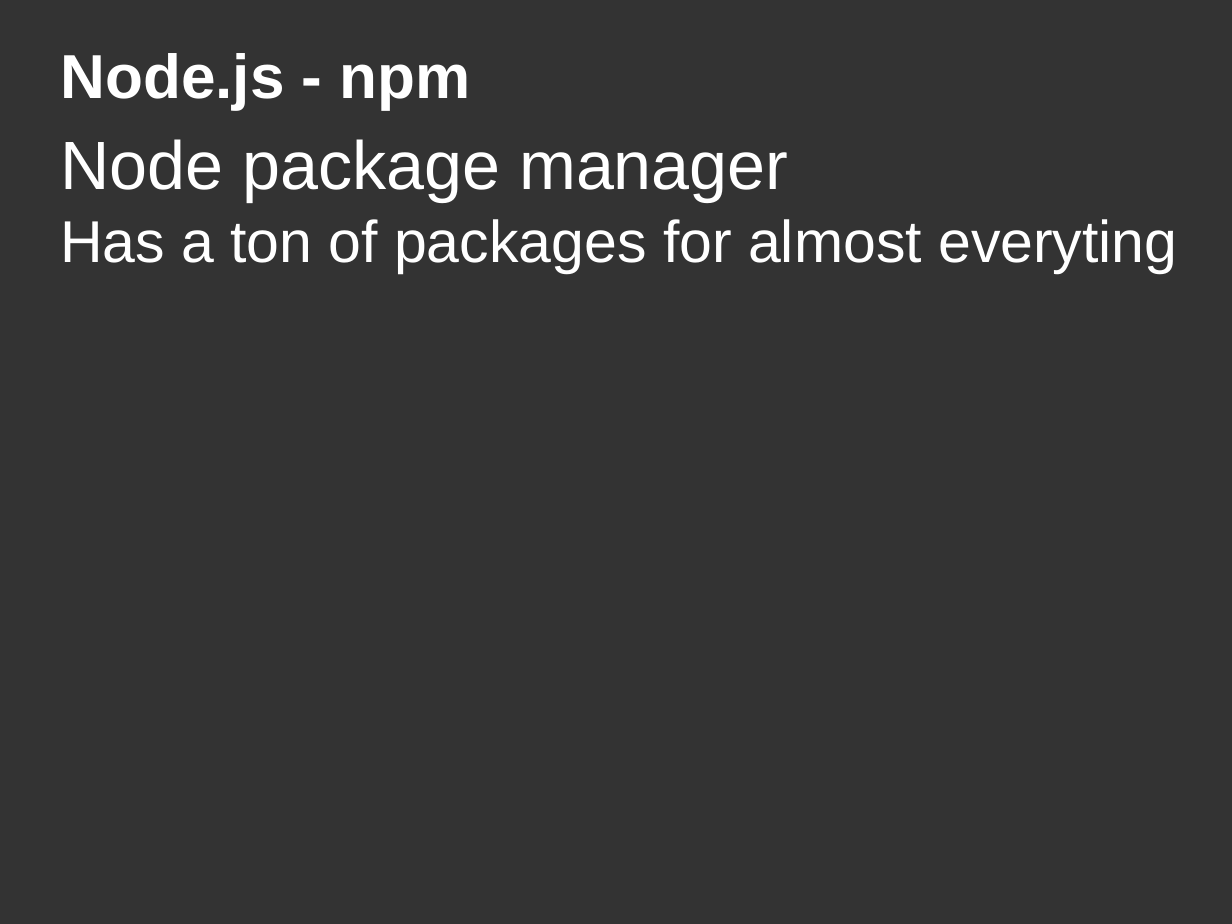
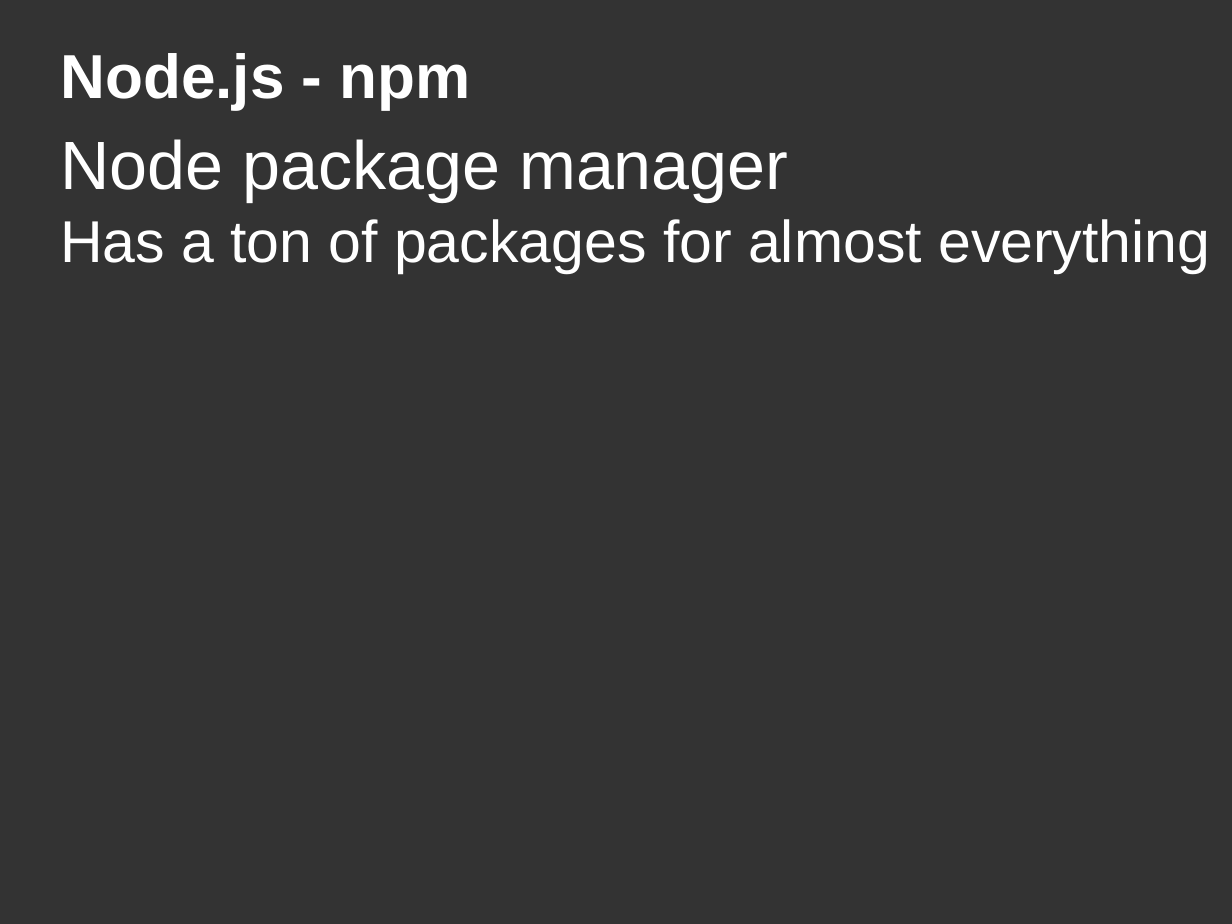
Before and after one commit to DanYellow/misc-tests, a slide deck: slide 9 of webpack-presentation-examples/webpack-presentation.odp. Drawn at 1232x924 pixels with LibreOffice and Linux fonts; fonts in the diff are those of the drawing. Boxes give left, top, right and bottom in pixels: in the first picture for what was removed or moved away, otherwise in the second. Text is boxed around its words. In the diff, an @@ line names an element or a change of style, - is before the commit and + after.

```diff
--- a/webpack-presentation-examples/webpack-presentation.odp
+++ b/webpack-presentation-examples/webpack-presentation.odp
@@ title at bbox=[60, 139, 1210, 273]: text changed @@
-Node package manager
-Has a ton of packages for almost everyting
+Node package manager
+Has a ton of packages for almost everything
```
Also in this commit, not shown: 3 other slides changed, 4 other files.
